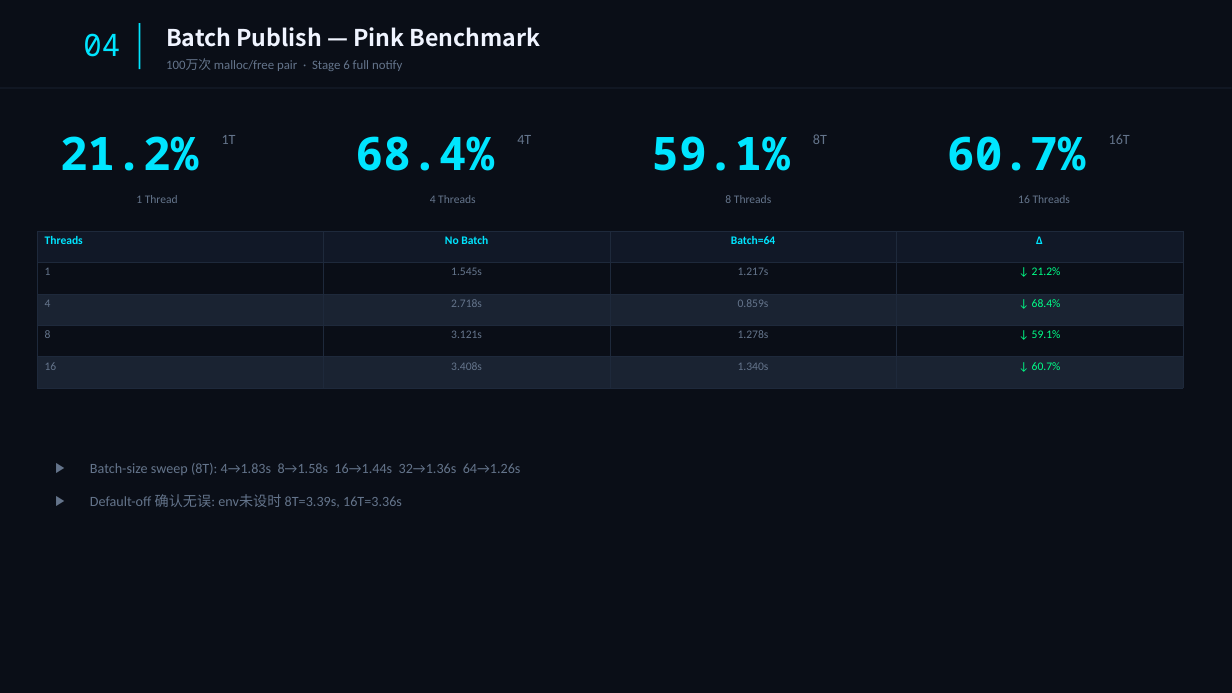
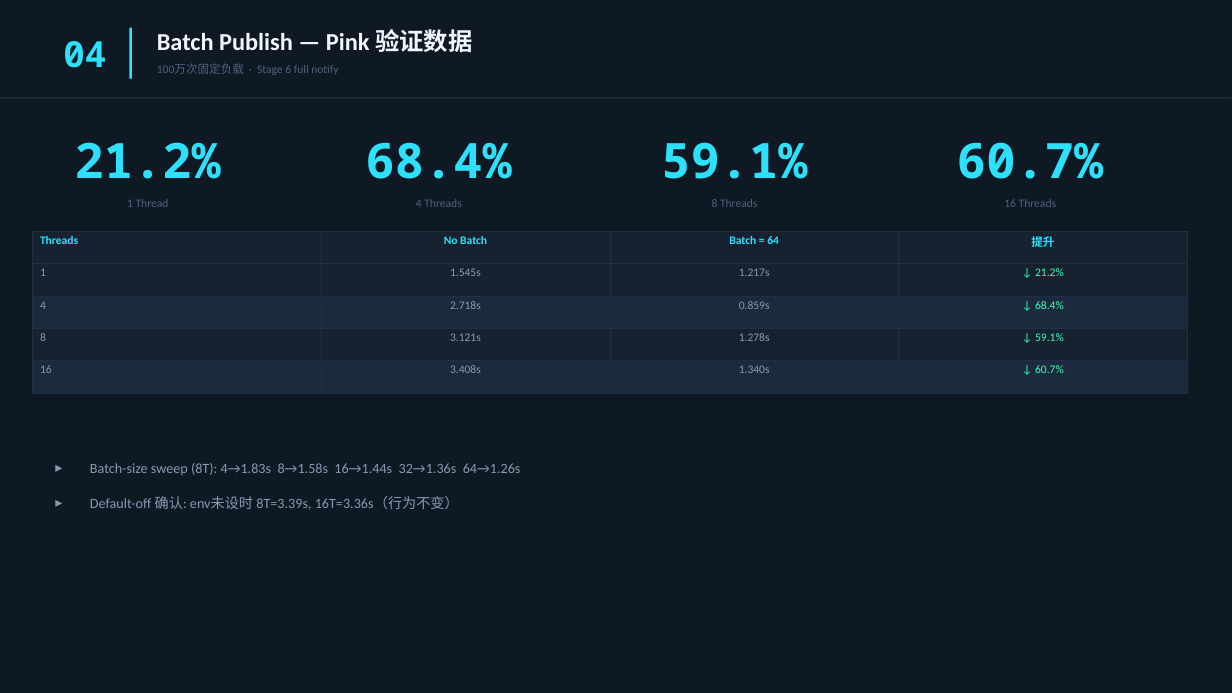
Before and after one commit to YiChiChen1106/Nativehook_linux_planb, a slide deck: slide 5 of presentation/native_hook_progress_2026-06-05.pptx. Drawn at 1232x693 pixels with LibreOffice and Linux fonts; fonts in the diff are those of the drawing. Boxes give left, top, right and bottom in pixels: in the first picture for what was removed or moved away, otherwise in the second. Text is boxed around its words. In the diff, an @@ line names an element or a change of style, - is before the commit and + after.

```diff
--- a/presentation/native_hook_progress_2026-06-05.pptx
+++ b/presentation/native_hook_progress_2026-06-05.pptx
@@ background #0A0E17 to #0F1923 @@
@@ text "04" at (x1=63, y1=41, x2=106, y2=68): size 24 to 28 pt, text colour #00E5FF to #2DE1FC, bold on @@
@@ rectangle resized from (x1=139, y1=23, x2=140, y2=69) to (x1=129, y1=28, x2=132, y2=79) @@
@@ rectangle at (x1=129, y1=28, x2=132, y2=79): fill #00E5FF to #2DE1FC @@
@@ text at (x1=157, y1=29, x2=472, y2=52): text changed; size 18 to 19 pt; font Noto Sans CJK SC to Calibri; text colour #F0F4FF to #F0F6FF @@
-Batch Publish — Pink Benchmark
+Batch Publish — Pink 验证数据
@@ text at (x1=157, y1=63, x2=338, y2=75): text changed; size 10 to 9 pt; text colour #64748B to #506080 @@
-100万次 malloc/free pair · Stage 6 full notify
+100万次固定负载 · Stage 6 full notify
@@ rectangle moved from (x1=0, y1=88, x2=1232, y2=89) to (x1=0, y1=97, x2=1232, y2=98) @@
@@ rectangle at (x1=0, y1=97, x2=1232, y2=98): fill #1E293B to #1E3045 @@
@@ text removed at (x1=222, y1=135, x2=236, y2=144) @@
-1T
@@ size 36 to 38 pt, text colour #00E5FF to #2DE1FC in 4 elements at (x1=75, y1=142, x2=221, y2=179), (x1=661, y1=142, x2=807, y2=179), (x1=957, y1=142, x2=1103, y2=179), (x1=366, y1=142, x2=512, y2=179) @@
@@ text removed at (x1=517, y1=135, x2=531, y2=144) @@
-4T
@@ text removed at (x1=813, y1=134, x2=827, y2=144) @@
-8T
@@ text removed at (x1=1109, y1=134, x2=1130, y2=144) @@
-16T
@@ text colour #64748B to #506080 in 4 elements at (x1=127, y1=199, x2=169, y2=207), (x1=416, y1=199, x2=461, y2=207), (x1=1004, y1=199, x2=1056, y2=207), (x1=712, y1=199, x2=757, y2=207) @@
@@ table at (x1=32, y1=231, x2=1186, y2=377) @@
-row 1, column 3: Batch=64
+row 1, column 3: Batch = 64
-row 1, column 4: Δ
+row 1, column 4: 提升
@@ fill #111827 to #162230 in row 1 @@
@@ fill #0A0E17 to #162230 in 8 cells @@
@@ fill #1A2332 to #1B2B3D in 8 cells @@
@@ text colour #00E5FF to #2DE1FC in "Threads", "No Batch" @@
@@ text colour #64748B to #8899B4 in "1", "1.545s", "1.217s", "4" and 8 more places @@
@@ text colour #00FF88 to #3DFCB4 in "↓ 21.2%", "↓ 68.4%", "↓ 59.1%", "↓ 60.7%" @@
@@ borders changed @@
@@ table resized from (x1=37, y1=231, x2=1183, y2=374) to (x1=32, y1=231, x2=1186, y2=377) @@
@@ text at (x1=90, y1=463, x2=521, y2=475): text colour #64748B to #8899B4 in "Batch-size sweep (8T): 4→1.83s 8→1.58s 16→1.44s 32→1.36s ..."; bullet ▶ to ▸; more space between paragraphs @@
@@ text at (x1=90, y1=496, x2=459, y2=510): text changed; text colour #64748B to #8899B4 @@
-▶ Default-off 确认无误: env未设时 8T=3.39s, 16T=3.36s
+▸ Default-off 确认: env未设时 8T=3.39s, 16T=3.36s（行为不变）
```
Also in this commit, not shown: 9 other slides changed, 1 other file.
